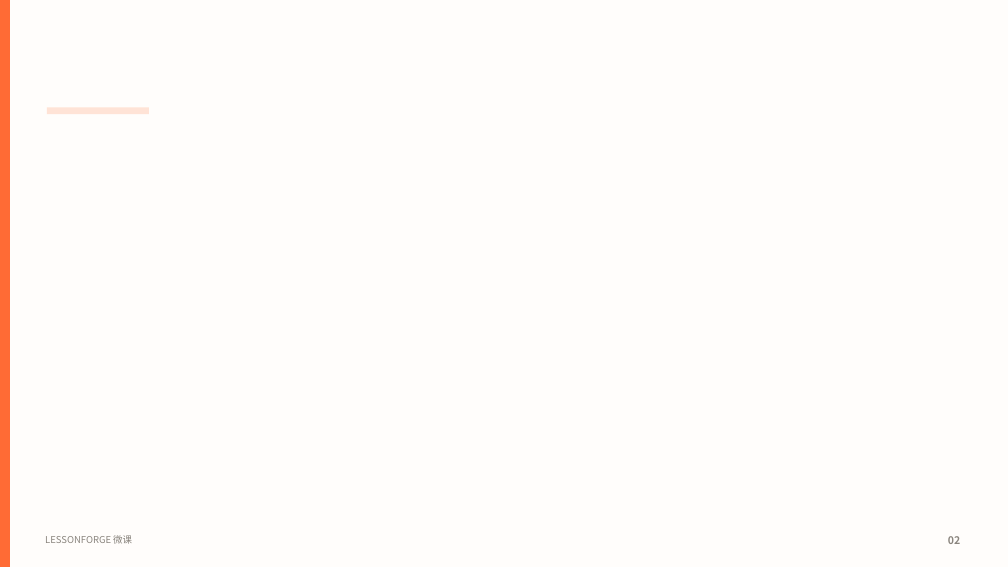
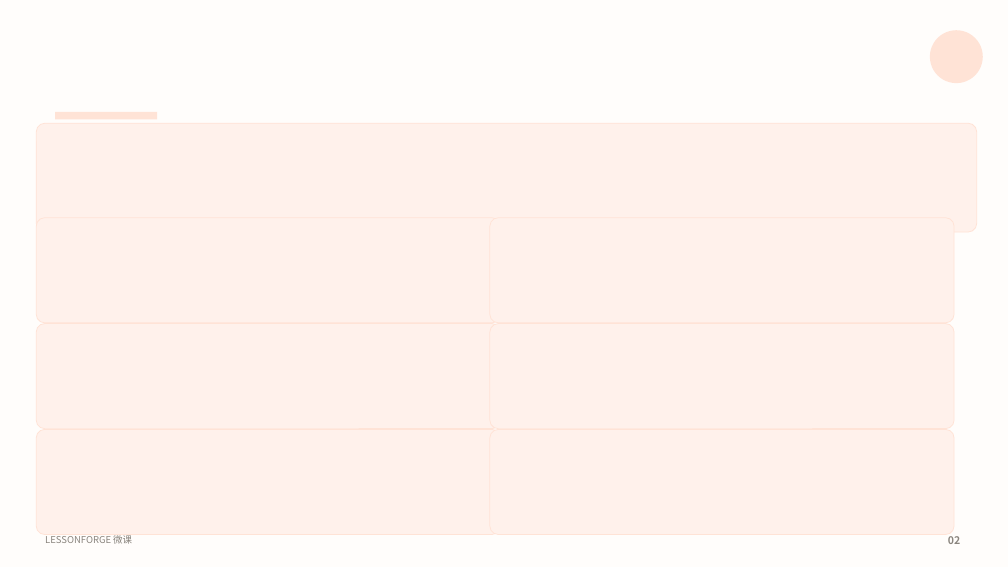
Before and after one commit to Mutant-z/Lessonforge-Ai, a slide deck: slide 2 of templates/PPT_template/Cartoon_Template.pptx. Drawn at 1008x567 pixels with LibreOffice and Linux fonts; fonts in the diff are those of the drawing. Boxes give left, top, right and bottom in pixels: in the first picture for what was removed or moved away, otherwise in the second. Text is boxed around its words. In the diff, an @@ line names an element or a change of style, - is before the commit and + after.

```diff
--- a/templates/PPT_template/Cartoon_Template.pptx
+++ b/templates/PPT_template/Cartoon_Template.pptx
@@ rectangle removed at [0, 0, 10, 567] @@
@@ ellipse added at [930, 30, 983, 83], fill #FFE3D6 @@
@@ rectangle: place and size @@
-rectangle at [47, 107, 149, 114]
+rectangle at [55, 112, 157, 119]
@@ rounded rectangle added at [36, 123, 977, 232], fill #FFF1EB, outline #FFE3D6 0.75 pt @@
@@ rounded rectangle added at [36, 218, 501, 323], fill #FFF1EB, outline #FFE3D6 0.75 pt @@
@@ rounded rectangle added at [490, 218, 954, 323], fill #FFF1EB, outline #FFE3D6 0.75 pt @@
@@ rounded rectangle added at [36, 324, 501, 429], fill #FFF1EB, outline #FFE3D6 0.75 pt @@
@@ rounded rectangle added at [490, 324, 954, 429], fill #FFF1EB, outline #FFE3D6 0.75 pt @@
@@ rounded rectangle added at [36, 430, 501, 535], fill #FFF1EB, outline #FFE3D6 0.75 pt @@
@@ rounded rectangle added at [490, 430, 954, 535], fill #FFF1EB, outline #FFE3D6 0.75 pt @@
```
Also in this commit, not shown: 14 other slides changed, 17 other files.
